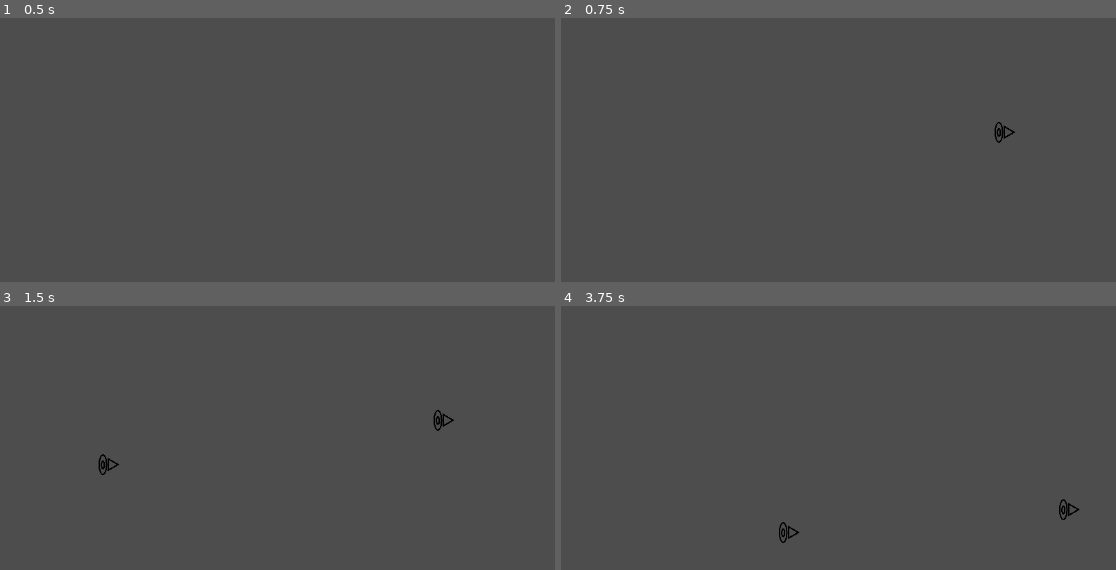
Above: before the commit, frames 1-4 (two rows, left to right).
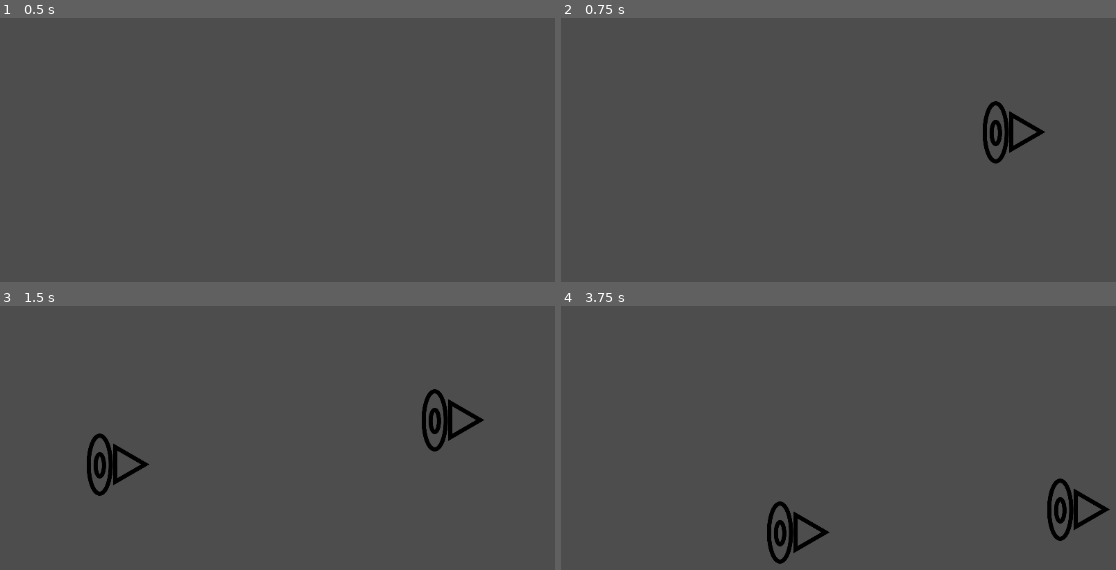
Above: after the commit, the same moments.

Repository: Gerchis/AdventureJam
Game: Godot game, scene res://TestWorld/test_world.tscn
The game is run twice, just before and just after one commit, with the same random seed, the same clock (stepped at 60 frames per second) and the same inputs.
Inputs (mouse positions are in pixels of both pictures, inside the frame that each line leads up to):
- Up to frame 1 (0.5 s): no input
- Up to frame 2 (0.75 s): tap Enter at 0.5 s; move the mouse to (993, 131) at 0.52 s; hold D (right) from 0.53 s (still down); click (993, 131) at 0.6 s
- Up to frame 3 (1.5 s): keep holding D (right); tap Space (jump) at 0.77, 1.07, 1.25 s; right-click (432, 419) at 0.8 s; move the mouse to (99, 464) at 1.27 s; right-click (99, 464) at 1.35 s
- Up to frame 4 (3.75 s): tap Space (jump) at 1.52, 1.55, 1.82, 2.1, 2.75, 3.02, 3.32 s; tap Enter at 2, 3.5 s; move the mouse to (899, 342) at 2.02 s; release D (right) at 2.03 s; hold A (left) 2.03-2.78 s; click (899, 342) at 2.3 s; move the mouse to (783, 533) at 2.77 s; hold D (right) from 2.78 s (still down); click (783, 533) at 2.85 s; right-click (783, 533) at 3.05 s; move the mouse to (1060, 509) at 3.52 s; right-click (1060, 509) at 3.6 s

Frame 1 is identical in both runs. In frame 2, 0.9% of the frame differs, in the area x 76-88%, y 31-56%; in frame 3, 1.7%; in frame 4, 1.8%, in the area x 37-99%, y 65-98%.

Commit message:
Portales

Diff:
--- a/Character/PortalsController.gd
+++ b/Character/PortalsController.gd
@@ -13,8 +13,9 @@
 var start_point : Vector2 = Vector2.ZERO
 var end_point : Vector2 = Vector2.ZERO
 
+var portal_scene := preload("res://Portal/portal.tscn")
 
-var portal_scene := preload("res://Portal/portal.tscn")
+@onready var player : Character = get_parent()
 
 func _process(delta):
 	handle_right_portal_input()
@@ -34,6 +35,7 @@
 		actual_portal = Portals.NONE
 		spawning_portal = false
 		Engine.time_scale = 1
+		right_portal.teleport.connect(enter_teleport_right)
 
 func handle_left_portal_input():
 	if Input.is_action_just_pressed("left-click") and !spawning_portal:
@@ -47,16 +49,17 @@
 		actual_portal = Portals.NONE
 		spawning_portal = false
 		Engine.time_scale = 1
+		left_portal.teleport.connect(enter_teleport_left)
 
 
 func spawn_portal():
 	var instance = portal_scene.instantiate()
 
 	if actual_portal == Portals.RIGHT:
-		if right_portal : right_portal.queue_free()
+		if right_portal != null : right_portal.queue_free()
 		right_portal = instance
 	elif actual_portal == Portals.LEFT:
-		if left_portal : left_portal.queue_free()
+		if left_portal != null : left_portal.queue_free()
 		left_portal = instance
 
 	aiming_portal = instance
@@ -71,3 +74,27 @@
 
 	var angle_rotation = start_point.angle_to_point(get_parent().get_global_mouse_position())
 	aiming_portal.set_global_rotation(angle_rotation)
+
+func enter_teleport_right(_entity):
+	if right_portal == null or left_portal== null:
+		return
+
+	right_portal.queue_free()
+	left_portal.queue_free()
+
+	var portals_angle = right_portal.global_transform.basis_xform(Vector2.RIGHT).angle_to(left_portal.global_transform.basis_xform(Vector2.LEFT))
+
+	_entity.global_position = left_portal.global_position
+	_entity.stored_velocity_change = _entity.velocity.rotated(portals_angle)
+
+func enter_teleport_left(_entity):
+	if right_portal == null or left_portal== null:
+		return
+
+	right_portal.queue_free()
+	left_portal.queue_free()
+
+	var portals_angle = left_portal.global_transform.basis_xform(Vector2.RIGHT).angle_to(right_portal.global_transform.basis_xform(Vector2.LEFT))
+
+	_entity.global_position = right_portal.global_position
+	_entity.stored_velocity_change = _entity.velocity.rotated(portals_angle)
--- a/Character/character.gd
+++ b/Character/character.gd
@@ -6,13 +6,12 @@
 @export_category("MovementSettings")
 @export var max_speed := 500.0
 @export var accel := 1500.0
-@export var friction := 3000.0
+@export var friction := 2000.0
 @export_category("JumpSettings")
 @export var gravity := 1700.0
 @export var jump_force := 900.0
 @export var jumps_availables := 2
 @export_range(0, 1.0) var min_jump_force := 0.5
-@export var air_friction := 500.0
 
 var movement_direction := 0.0
 var stored_jump := false
@@ -21,6 +20,7 @@
 	get: return velocity.y > 0
 var jumps_done := 0
 var enable_movement := true
+var stored_velocity_change := Vector2.ZERO
 
 @onready var jump_buffer_timer := $JumpBufferTimer
 @onready var coyote_time := $CoyoteTime
@@ -43,6 +43,8 @@
 	apply_jump()
 	jump_check()
 
+
+	change_velocity()
 	move_and_slide()
 
 func get_movement_input():
@@ -73,7 +75,6 @@
 
 func apply_jump():
 	if stored_jump and jumps_done < jumps_availables:
-		if jumps_done > 0: velocity.x = 0
 		is_jumping = true
 		stored_jump = false
 		jump_buffer_timer.stop()
@@ -83,7 +84,6 @@
 
 func jump_check():
 	if is_on_floor() and is_falling:
-		if is_jumping: velocity.x = 0
 		is_jumping = false
 		jumps_done = 0
 		coyote_time.stop()
@@ -99,3 +99,10 @@
 
 func coyote_timeout():
 	jumps_done += 1
+
+func change_velocity():
+	if stored_velocity_change == Vector2.ZERO:
+		return
+
+	velocity = stored_velocity_change
+	stored_velocity_change = Vector2.ZERO
--- a/Character/character.tscn
+++ b/Character/character.tscn
@@ -5,7 +5,7 @@
 
 [sub_resource type="CapsuleShape2D" id="CapsuleShape2D_uwesx"]
 
-[node name="Character" type="CharacterBody2D"]
+[node name="Character" type="CharacterBody2D" groups=["player", "teleportable"]]
 script = ExtResource("1_qggp3")
 
 [node name="CollisionShape2D" type="CollisionShape2D" parent="."]
--- a/Portal/portal.gd
+++ b/Portal/portal.gd
@@ -1,2 +1,16 @@
 extends Area2D
 class_name Portal
+
+signal teleport(_entity : Node2D)
+
+@export var collision_min_radius := 2
+
+func _on_body_entered(body : Node2D):
+	if !body.is_in_group("teleportable"):
+		return
+
+	var right_vect = global_transform.basis_xform(Vector2.RIGHT).normalized()
+	var contact_vect = (body.global_position - global_position).normalized()
+
+	if right_vect.dot(contact_vect) > 0 and (body.global_position - global_position).length() > collision_min_radius:
+		emit_signal("teleport", body)
--- a/Portal/portal.tscn
+++ b/Portal/portal.tscn
@@ -4,18 +4,18 @@
 [ext_resource type="Script" path="res://Portal/portal.gd" id="1_ebwi5"]
 
 [sub_resource type="CapsuleShape2D" id="CapsuleShape2D_yg554"]
-radius = 3.0
-height = 22.0
+height = 66.0
 
 [node name="Portal" type="Area2D"]
 script = ExtResource("1_ebwi5")
 
 [node name="CollisionShape2D" type="CollisionShape2D" parent="."]
-position = Vector2(2, 0)
 shape = SubResource("CapsuleShape2D_yg554")
 
 [node name="Sprite2D" type="Sprite2D" parent="."]
-position = Vector2(13, 0)
-scale = Vector2(0.1, 0.1)
+position = Vector2(26, 0)
+scale = Vector2(0.3, 0.3)
 texture = ExtResource("1_e0mgf")
 flip_h = true
+
+[connection signal="body_entered" from="." to="." method="_on_body_entered"]
